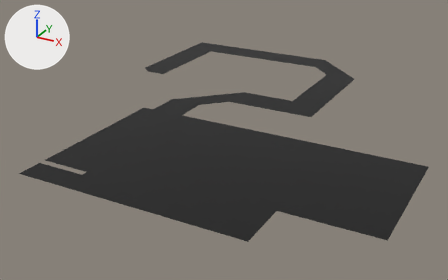
Before and after pictures for a commit that changed the glTF model Voronomir/Assets/Modelos/Mundos/M1E1/Extras/TechoSala2.glb.
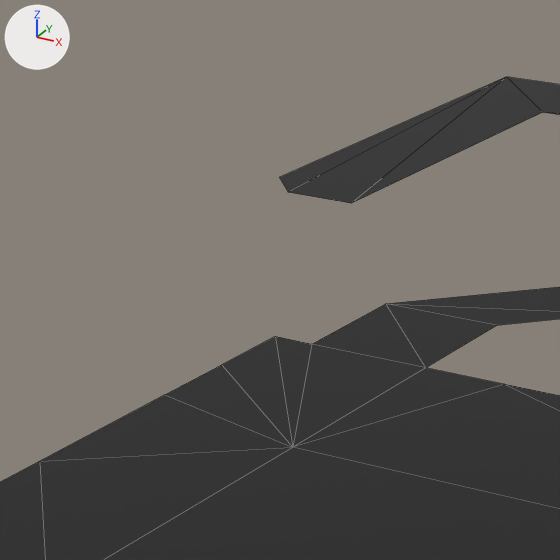
Each version appears first whole from a 50 mm camera at (22.5, -34.3, 29.7) aimed at (-1.6, 9.5, 7.8), and next in a close-up on the part from 17% to 48% of the width and 8% to 58% of the height. Every picture has the same lights, and +X, +Y and +Z are marked at upper left. The close-ups show mesh edges as thin lines.

In view in the first close-up: 'TechoSala2'.
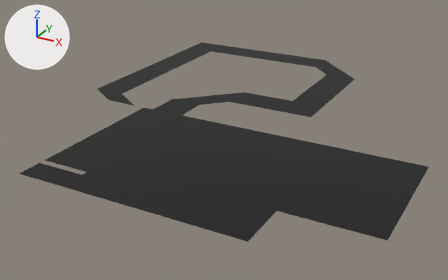
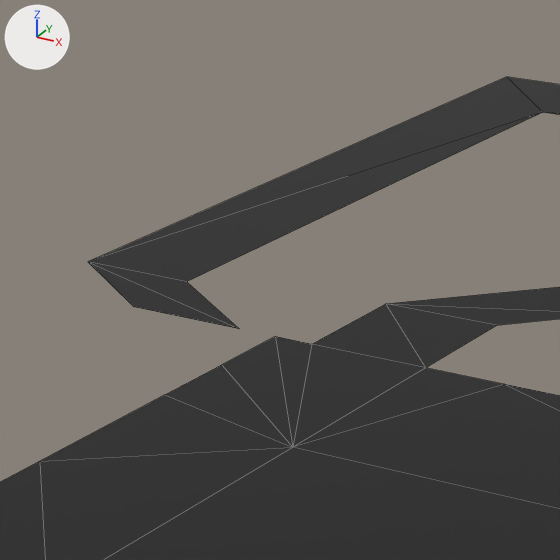
Changed parts and their boxes (x1, y1, x2, y2) in the close-ups (560 x 560 px; the box of a moved part takes in the faces that stretch with it):
```json
{"part": 1, "of": "me_techosala2", "change": "moved or reshaped", "before": [280, 77, 542, 203], "after": [88, 77, 542, 329]}
```

The change, as JSON lines over the scene's bpy script:
```json
{"block": "me_techosala2", "where": "me_techosala2.from_pydata(...)  # 36 vertices, 36 faces; spans x -16.0..16.0, y -7.0..30.0, z 10.0"}
{"block": "me_techosala2", "where": "# used by ob_techosala2; location = (0.0, 0.0, 0.0)"}
{"block": "me_techosala2", "where": "# verts and faces of me_techosala2; kept vertices keep their numbers, new ones are numbered from 36"}
{"block": "me_techosala2", "where": "# before: 29 (-16.0, 30.0, 10.0) at pixel (506, 76), 30 (-13.0, 27.0, 10.0) at pixel (542, 112), 31 (-13.0, 17.0, 10.0) at pixel (351, 203), 34 (-16.0, 18.0, 10.0) at pixel (279, 177), 35 (-15.0, 17.0, 10.0) at pixel (288, 192)"}
{"block": "me_techosala2", "change": "me_techosala2 part 1"}
{"op": "add", "block": "me_techosala2", "code": "delete_vertices([34])  # with the faces that use them"}
{"op": "add", "block": "me_techosala2", "code": "delete_faces([(29, 30, 31), (29, 31, 35)])"}
{"op": "add", "block": "me_techosala2", "code": "verts[31] = (-13.0, 10.0, 10.0)  # moved, pixel (186, 281)"}
{"op": "add", "block": "me_techosala2", "code": "verts[35] = (-10.0, 8.0, 10.0)  # moved, pixel (239, 328)"}
{"op": "add", "block": "me_techosala2", "code": "verts[36] = (-16.0, 10.0, 10.0)  # pixel (87, 261)"}
{"op": "add", "block": "me_techosala2", "code": "verts[37] = (-13.0, 8.0, 10.0)  # pixel (133, 306)"}
{"op": "add", "block": "me_techosala2", "code": "faces += [(29, 30, 36), (30, 31, 36), (31, 35, 36), (35, 37, 36)]"}
```
